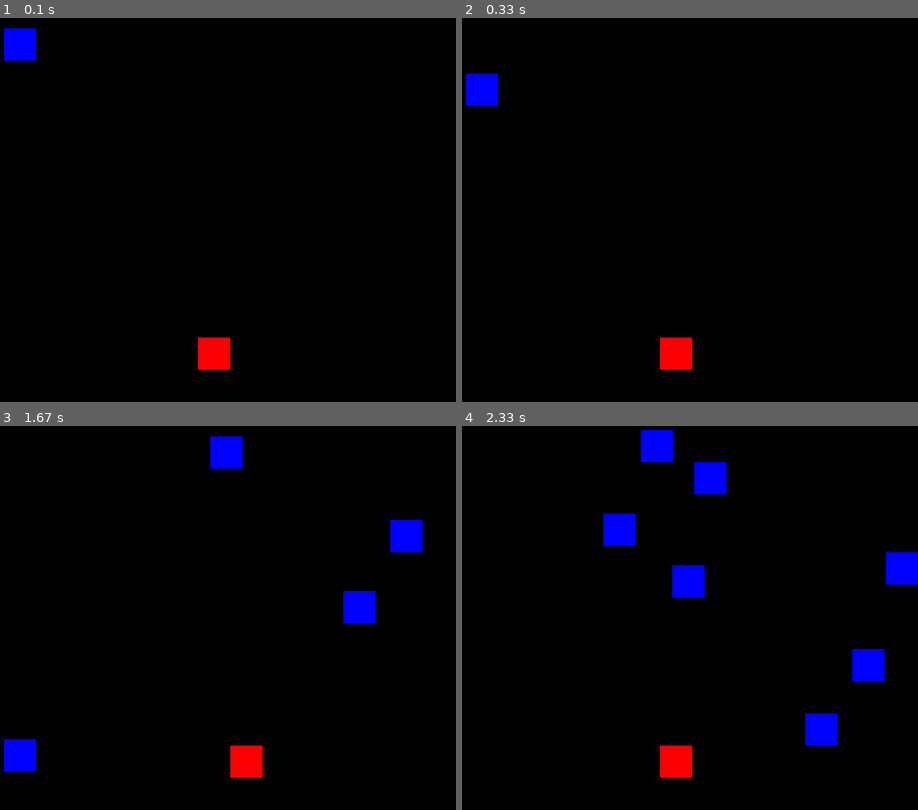
Above: before the commit, frames 1-4 (two rows, left to right).
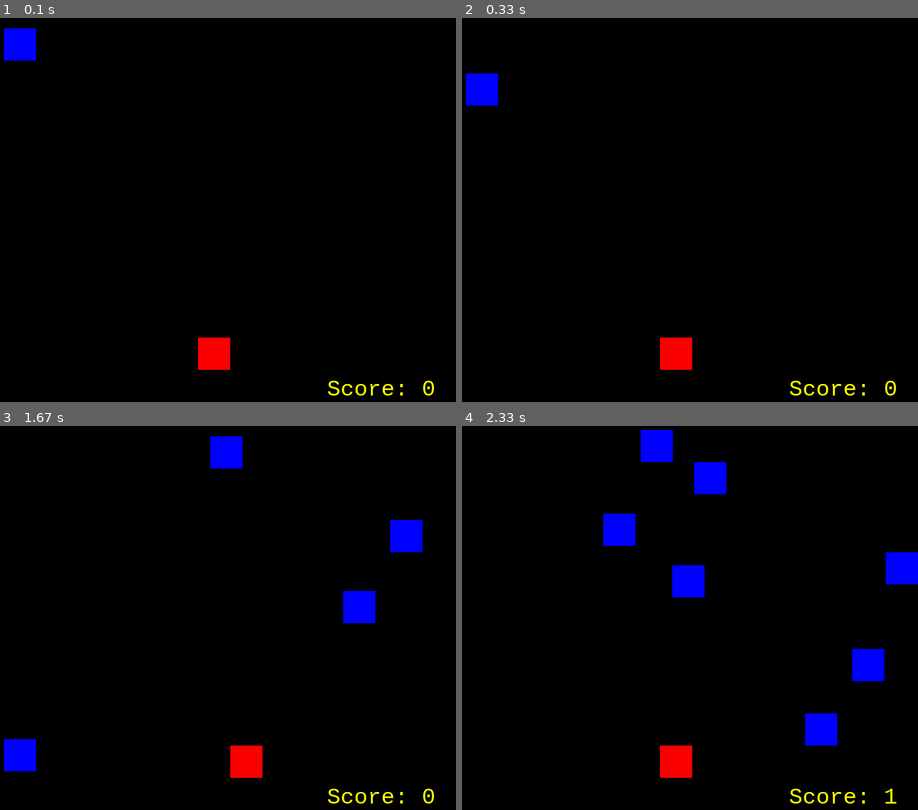
Above: after the commit, the same moments.

Repository: sheddyranking/Cube_pygame
Game: pygame game, started from pygame_lesson1.py
Two runs of this game, one before a commit and one after it. Both use one fixed random seed, a clock stepped at 60 frames per second and the inputs below.
Inputs:
- Up to frame 1 (0.1 s): no input
- Up to frame 2 (0.33 s): no input
- Up to frame 3 (1.67 s): hold Right 0.33-0.8 s; hold Right 0.83-1.3 s; hold Left from 1.33 s (still down)
- Up to frame 4 (2.33 s): release Left at 1.87 s; hold Left 1.9-2.3 s

The runs differ from the first frame. In frame 1, 0.3% of the frame differs, in the area x 71-96%, y 94-99%; in frame 2, 0.3%; in frame 3, 0.3%; in frame 4, 0.2%.

Commit message:
added score to the screen

Diff:
--- a/pygame_lesson1.py
+++ b/pygame_lesson1.py
@@ -1,3 +1,4 @@
+from cProfile import label
 import re
 import pygame #the pygame.org/doc/ for the documentary
 import random
@@ -11,6 +12,7 @@
 HEIGTH = 600
 RED = (250, 0, 0) #pygame takes only Rgb format
 BLUE = (0, 0, 255)
+YELLOW = (255, 255, 0)
 player_size = 50
 player_pos = [WIDTH/2, HEIGTH-2*player_size]
 BACKGROUND_COLOR = (0,0,0)
@@ -29,6 +31,8 @@
 score  = 0
 
 clock = pygame.time.Clock()
+
+myFont = pygame.font.SysFont("monospace", 35)
 
 #drop enemies function
 def drop_enemies(enemy_list):
@@ -105,7 +109,11 @@
     #calling the functions
     drop_enemies(enemy_list)
     score = updating_enemy_position(enemy_list, score) #do the update and also return score value
-    print(score)
+
+    #printing the score
+    text = "Score: " + str(score)
+    label = myFont.render(text, 1, YELLOW)
+    screen.blit(label, (WIDTH-200, HEIGTH-40))
 
     if collision_check(enemy_list, player_pos):
         game_over =True
